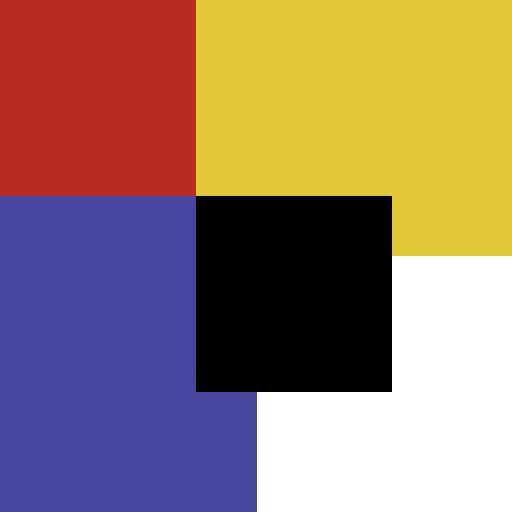
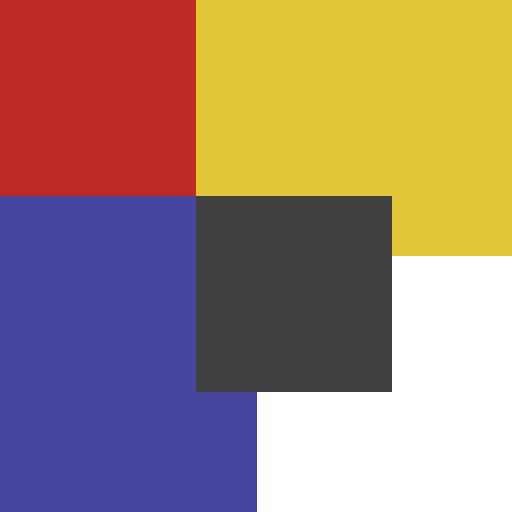
Layers edited between the first and the second 512 × 512 image:
painted on "Layer" over bbox(196, 196, 392, 392)
